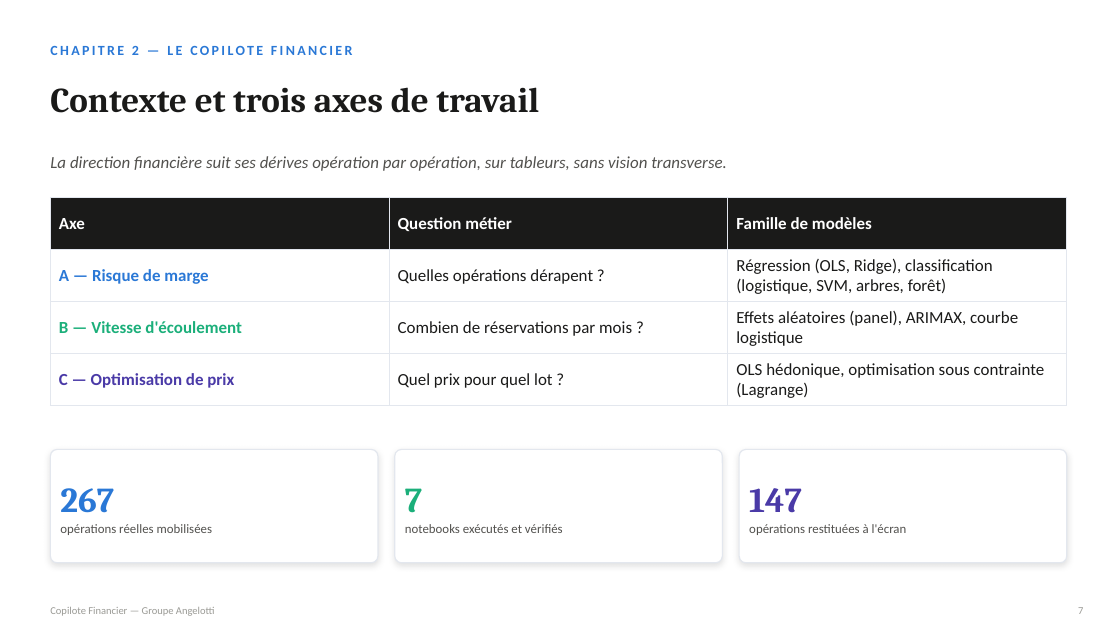
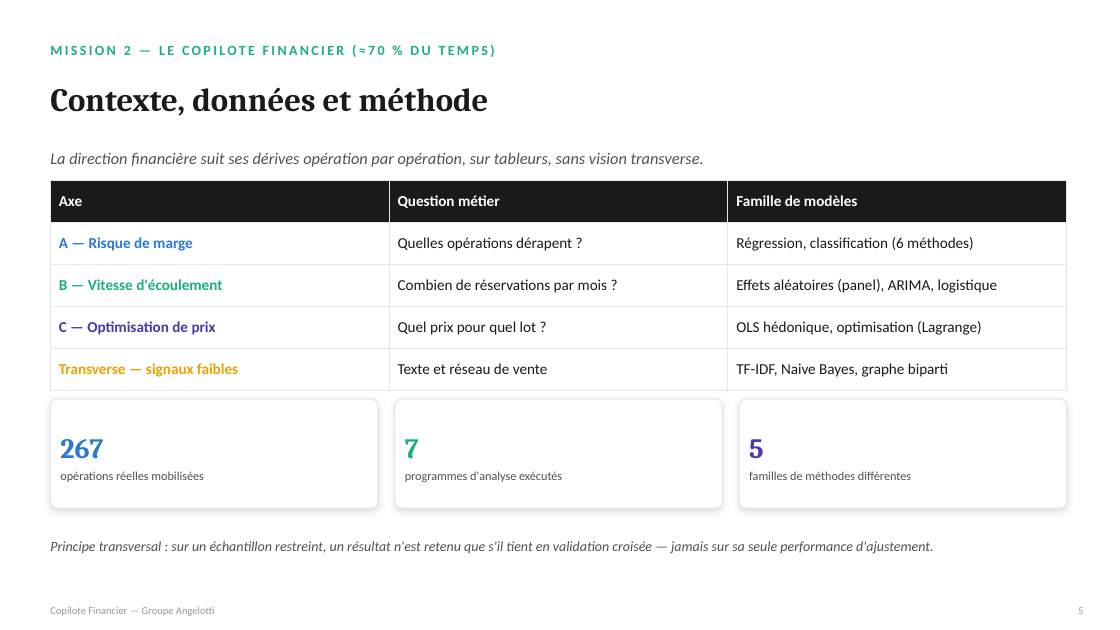
Before and after one commit to yzasmin/MemoireM2S2, a slide deck: slide 5 of soutenance_copilote_financier.pptx (slide 7 before the commit). Drawn at 1120x630 pixels with LibreOffice and Linux fonts; fonts in the diff are those of the drawing. Boxes give left, top, right and bottom in pixels: in the first picture for what was removed or moved away, otherwise in the second. Text is boxed around its words. In the diff, an @@ line names an element or a change of style, - is before the commit and + after.

```diff
--- a/soutenance_copilote_financier.pptx
+++ b/soutenance_copilote_financier.pptx
@@ text at box(50, 45, 495, 57): text changed; text colour #2A78D6 to #1BAF7A @@
-CHAPITRE 2 — LE COPILOTE FINANCIER
+MISSION 2 — LE COPILOTE FINANCIER (≈70 % DU TEMPS)
@@ text at box(50, 87, 489, 116): text changed; size 30 to 28 pt @@
-Contexte et trois axes de travail
+Contexte, données et méthode
@@ text "La direction financière suit ses ..." at box(50, 152, 704, 167): size 14.5 to 14 pt @@
@@ table at box(50, 181, 1066, 381) @@
-row 2: A — Risque de marge | Quelles opérations dérapent ? | Régression (OLS, Ridge), classification (logistique, SVM, arbres, forêt)
-row 3: B — Vitesse d'écoulement | Combien de réservations par mois ? | Effets aléatoires (panel), ARIMAX, courbe logistique
-row 4: C — Optimisation de prix | Quel prix pour quel lot ? | OLS hédonique, optimisation sous contrainte (Lagrange)
+row 2: A — Risque de marge | Quelles opérations dérapent ? | Régression, classification (6 méthodes)
+row 3: B — Vitesse d'écoulement | Combien de réservations par mois ? | Effets aléatoires (panel), ARIMA, logistique
+row 4: C — Optimisation de prix | Quel prix pour quel lot ? | OLS hédonique, optimisation (Lagrange)
+row 5: Transverse — signaux faibles | Texte et réseau de vente | TF-IDF, Naive Bayes, graphe biparti
@@ table: place and size @@
-table at box(50, 197, 1066, 416)
+table at box(50, 181, 1066, 381)
@@ rounded rectangle: place and size @@
-rounded rectangle at box(50, 450, 378, 563)
+rounded rectangle at box(50, 399, 378, 508)
@@ text "267": place and size @@
-text "267" at box(60, 488, 114, 513)
+text "267" at box(60, 439, 103, 459)
@@ text "267" at box(60, 439, 103, 459): size 30 to 24 pt @@
@@ rounded rectangle: place and size @@
-rounded rectangle at box(395, 450, 723, 563)
+rounded rectangle at box(395, 399, 723, 508)
@@ text "7": place and size @@
-text "7" at box(405, 488, 422, 513)
+text "7" at box(405, 439, 419, 458)
@@ text "7" at box(405, 439, 419, 458): size 30 to 24 pt @@
@@ proportions changed in 3 elements at box(50, 399, 378, 508), box(395, 399, 723, 508), box(739, 399, 1067, 508) @@
@@ rounded rectangle: place and size @@
-rounded rectangle at box(739, 450, 1067, 563)
+rounded rectangle at box(739, 399, 1067, 508)
@@ text added at box(749, 439, 764, 458), 24 pt, text #4A3AA7, bold @@
+5
@@ text "opérations réelles mobilisées": place and size @@
-text "opérations réelles mobilisées" at box(60, 524, 212, 535)
+text "opérations réelles mobilisées" at box(60, 471, 204, 482)
@@ text "opérations réelles mobilisées" at box(60, 471, 204, 482): size 11 to 10.5 pt @@
@@ text added at box(405, 471, 562, 482), 10.5 pt, text #52514E @@
+programmes d'analyse exécutés
@@ text added at box(749, 471, 911, 480), 10.5 pt, text #52514E @@
+familles de méthodes différentes
@@ text removed at box(749, 488, 802, 513) @@
-147
@@ text removed at box(405, 524, 563, 533) @@
-notebooks exécutés et vérifiés
@@ text removed at box(749, 524, 907, 535) @@
-opérations restituées à l'écran
@@ text added at box(50, 541, 933, 554), 12 pt, text #52514E, italic @@
+Principe transversal : sur un échantillon restreint, un résultat n'est retenu que s'il tient en validation croisée — jamais sur sa seule performance d'ajustement.
```
Also in this commit, not shown: 7 other slides changed, 4 slides added, 4 slides removed, 3 other files.
